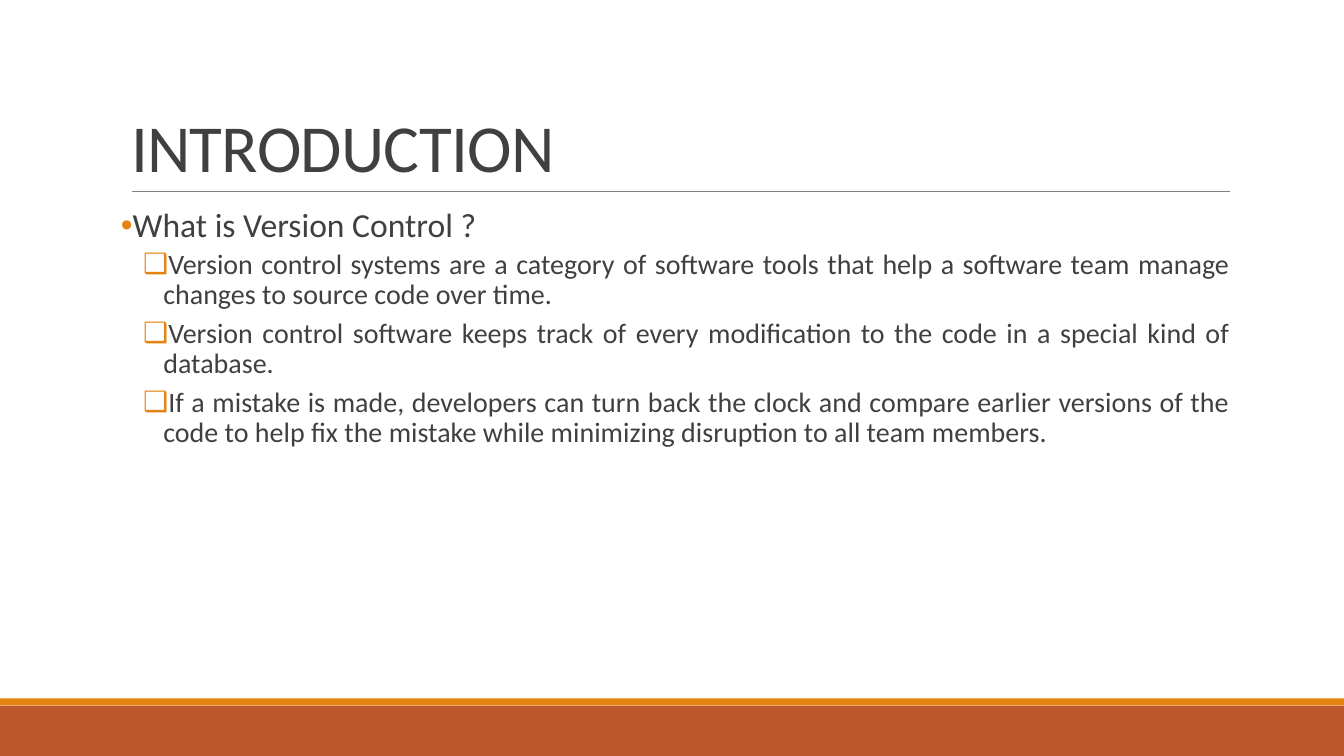
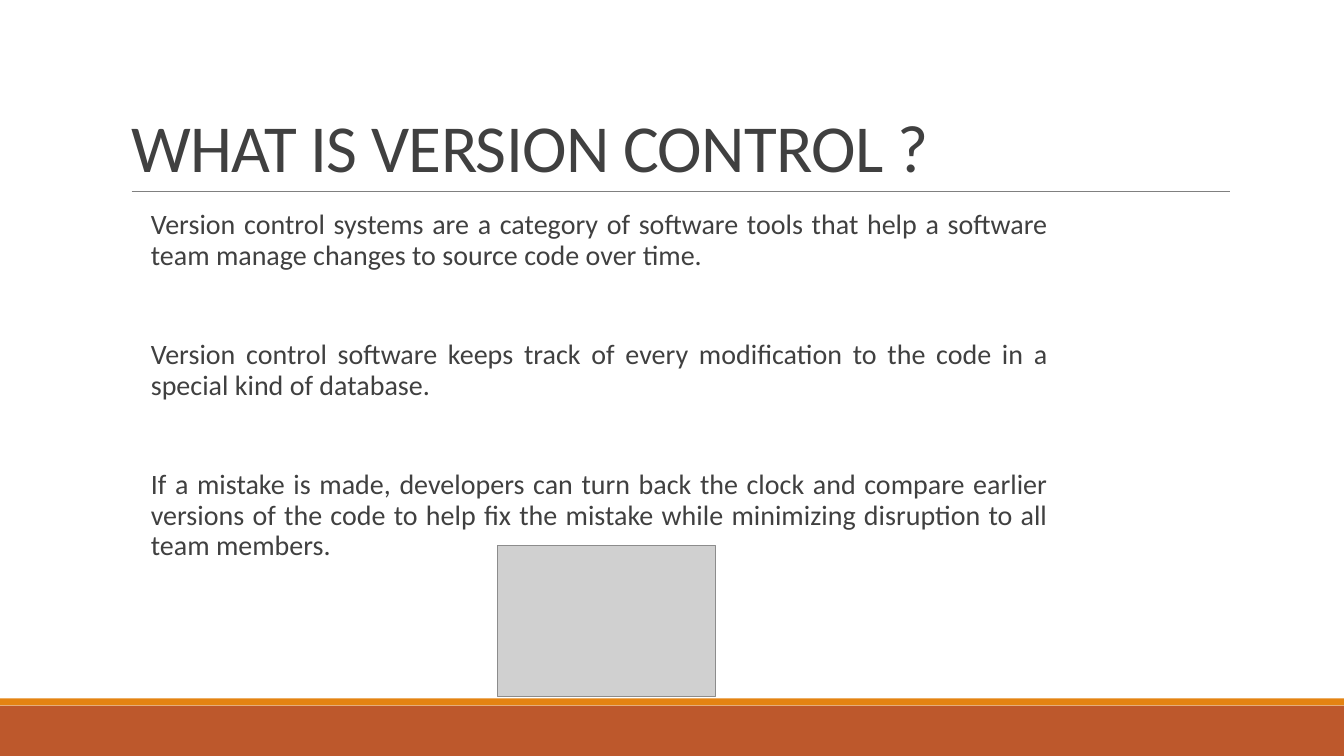
Before and after one commit to ismoop/Lecture-Notes, a slide deck: slide 3 of Lecture 3.pptx. Drawn at 1344x756 pixels with LibreOffice and Linux fonts; fonts in the diff are those of the drawing; grey boxes stand for pictures. Boxes give left, top, right and bottom in pixels: in the first picture for what was removed or moved away, otherwise in the second. Text is boxed around its words. In the diff, an @@ line names an element or a change of style, - is before the commit and + after.

```diff
--- a/Lecture 3.pptx
+++ b/Lecture 3.pptx
@@ title at [131, 128, 883, 173]: text changed @@
-INTRODUCTION
+WHAT IS VERSION CONTROL ?
@@ text "Version control systems are a ...": place and size @@
-text "Version control systems are a ..." at [133, 213, 1229, 447]
+text "Version control systems are a ..." at [151, 214, 1048, 555]
@@ text "Version control systems are a ..." at [151, 214, 1048, 555]: bullet ❑ to  ; list level 2 to 1 in "Version control systems are a ..."; list level 2 to 1 in "Version control software keeps track ..."; list level 2 to 1 in "If a mistake is made, ..." @@
@@ text at [133, 213, 453, 238]: paragraph removed @@
-• What is Version Control ?
@@ picture added at [497, 545, 716, 697] @@
```
Also in this commit, not shown: 3 other slides changed, 18 slides added, 1 slide removed.
